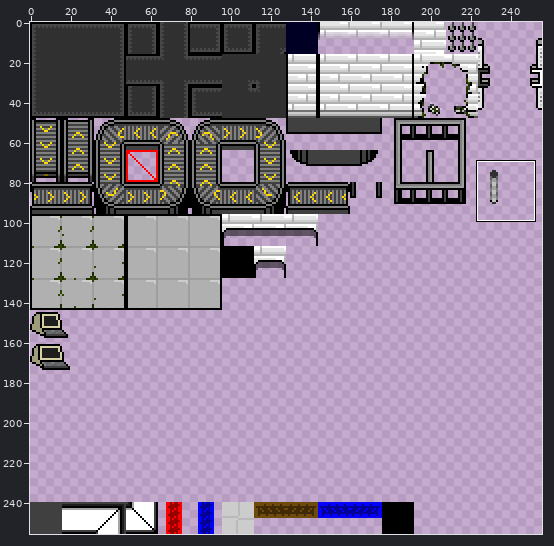
Edited in one commit: sprite sheet (Assets/Maps/tileset.png). Above, an overview of the earlier version with the close-up marked.
Close-up. Before the edit:
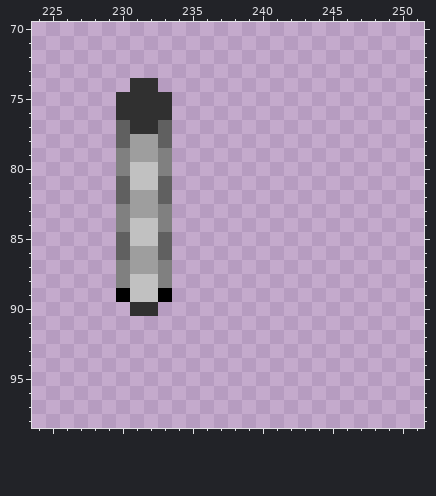
The file is 256x256 pixels. Pixels under 10% opacity are left out. Colours within 5 levels of each other are drawn and written as one. Shown: x 224..251, y 70..98.
The same view after the edit:
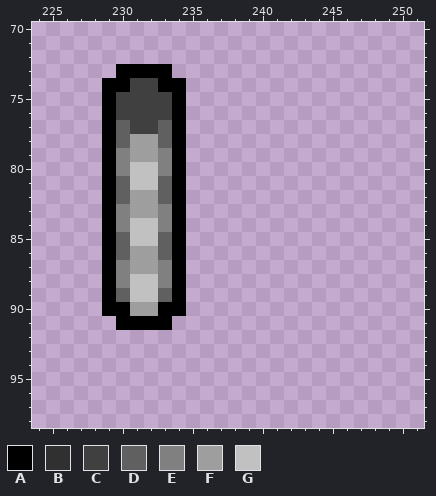
Palette (. is transparent): A #000000  B #303030  C #404040  D #606060  E #808080  F #9e9e9e  G #c1c1c1
Difference:
@@ x 227..236 @@
 72 ..........
-73 ..........
-74 ....BB....
-75 ...BBBB...
-76 ...BBBB...
-77 ...DBBD...
-78 ...DFFD...
-79 ...EFFE...
-80 ...EGGE...
-81 ...DGGD...
-82 ...DFFD...
-83 ...EFFE...
-84 ...EGGE...
-85 ...DGGD...
-86 ...DFFD...
-87 ...EFFE...
-88 ...EGGE...
-89 ...AGGA...
-90 ....BB....
-91 ..........
+73 ...AAAA...
+74 ..AACCAA..
+75 ..ACCCCA..
+76 ..ACCCCA..
+77 ..ADCCDA..
+78 ..ADFFDA..
+79 ..AEFFEA..
+80 ..AEGGEA..
+81 ..ADGGDA..
+82 ..ADFFDA..
+83 ..AEFFEA..
+84 ..AEGGEA..
+85 ..ADGGDA..
+86 ..ADFFDA..
+87 ..AEFFEA..
+88 ..AEGGEA..
+89 ..ADGGDA..
+90 ..AAFFAA..
+91 ...AAAA...
 92 ..........
